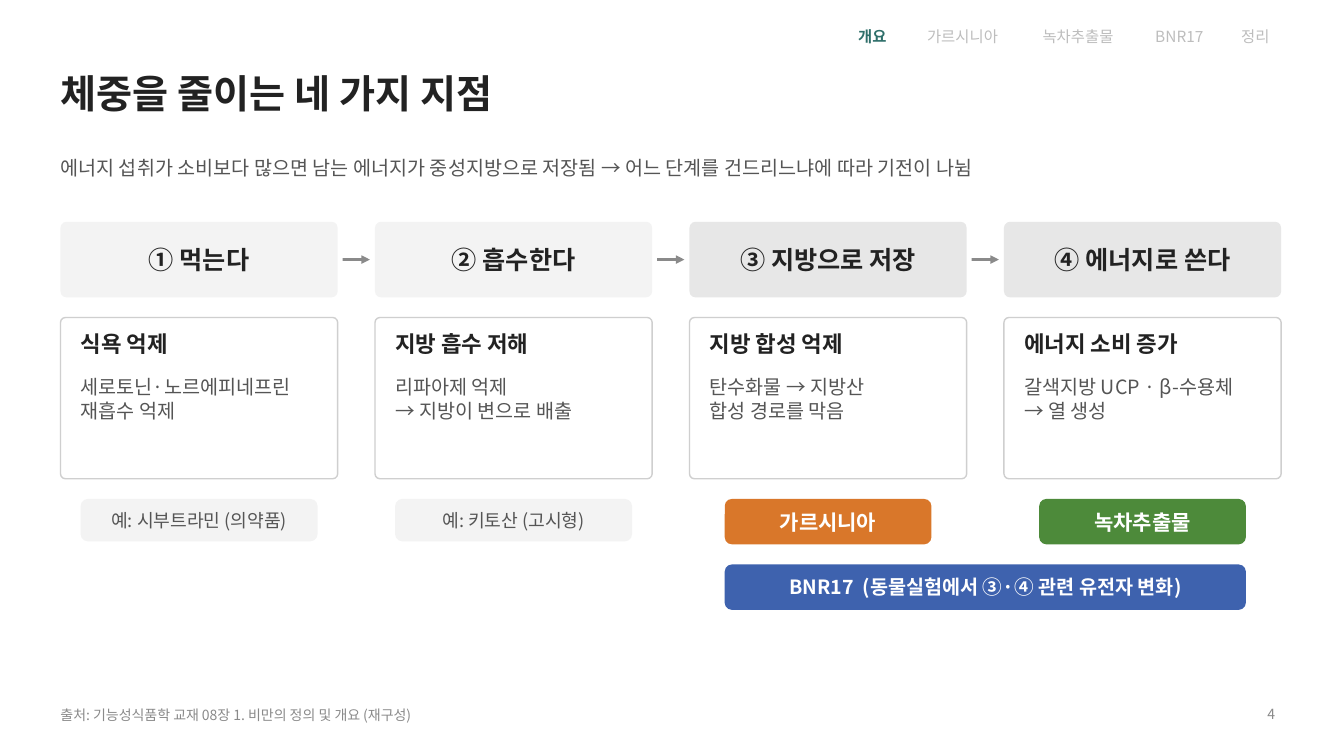
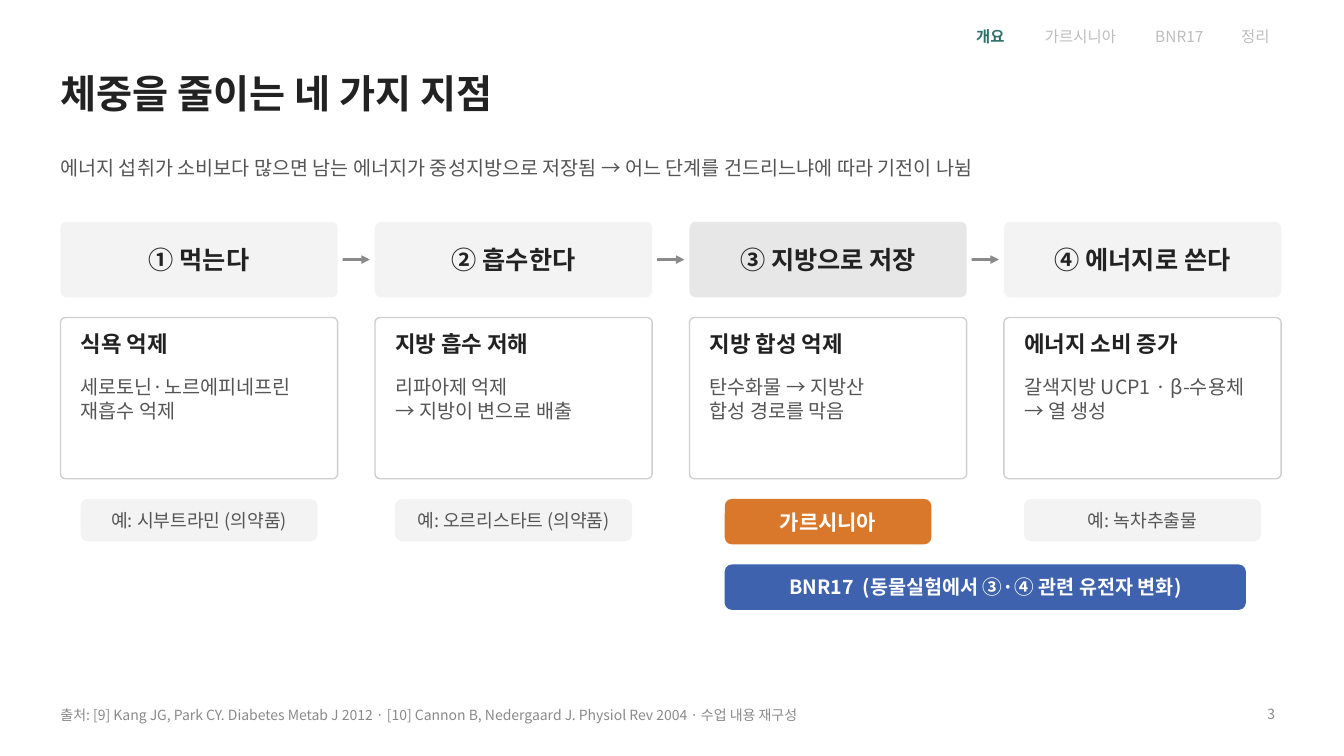
Before and after one commit to logvinca99-cell/logvinca, a slide deck: slide 3 of 발표자료/체중조절_발표_기능성식품학.pptx (slide 4 before the commit). Drawn at 1344x756 pixels with LibreOffice and Linux fonts; fonts in the diff are those of the drawing. Boxes give left, top, right and bottom in pixels: in the first picture for what was removed or moved away, otherwise in the second. Text is boxed around its words. In the diff, an @@ line names an element or a change of style, - is before the commit and + after.

```diff
--- a/발표자료/체중조절_발표_기능성식품학.pptx
+++ b/발표자료/체중조절_발표_기능성식품학.pptx
@@ text "개요" moved from (x1=858, y1=29, x2=886, y2=44) to (x1=976, y1=29, x2=1004, y2=44) @@
@@ text "가르시니아" moved from (x1=927, y1=29, x2=998, y2=43) to (x1=1045, y1=29, x2=1116, y2=43) @@
@@ text removed at (x1=1043, y1=29, x2=1114, y2=43) @@
-녹차추출물
@@ text at (x1=1024, y1=378, x2=1244, y2=398): text changed @@
-갈색지방 UCP · β-수용체
+갈색지방 UCP1 · β-수용체
@@ rounded rectangle "예: 녹차추출물" resized from (x1=1040, y1=499, x2=1246, y2=544) to (x1=1024, y1=499, x2=1261, y2=541) @@
@@ rounded rectangle "예: 녹차추출물" at (x1=1024, y1=499, x2=1261, y2=541): fill #4D8A3A to #F3F3F3; proportions changed @@
@@ text in rounded rectangle at (x1=417, y1=512, x2=609, y2=531): text changed @@
-예: 키토산 (고시형)
+예: 오르리스타트 (의약품)
@@ text in rounded rectangle at (x1=1088, y1=512, x2=1198, y2=529): text changed; size 15 to 13 pt; text colour #FFFFFF to #555555; bold off @@
-녹차추출물
+예: 녹차추출물
@@ text at (x1=60, y1=708, x2=798, y2=724): text changed @@
-출처: 기능성식품학 교재 08장 1. 비만의 정의 및 개요 (재구성)
+출처: [9] Kang JG, Park CY. Diabetes Metab J 2012 · [10] Cannon B, Nedergaard J. Physiol Rev 2004 · 수업 내용 재구성
@@ page number at (x1=1267, y1=708, x2=1275, y2=719): text changed @@
-4
+3
```
Also in this commit, not shown: 12 other slides changed, 8 slides added, 8 slides removed.
